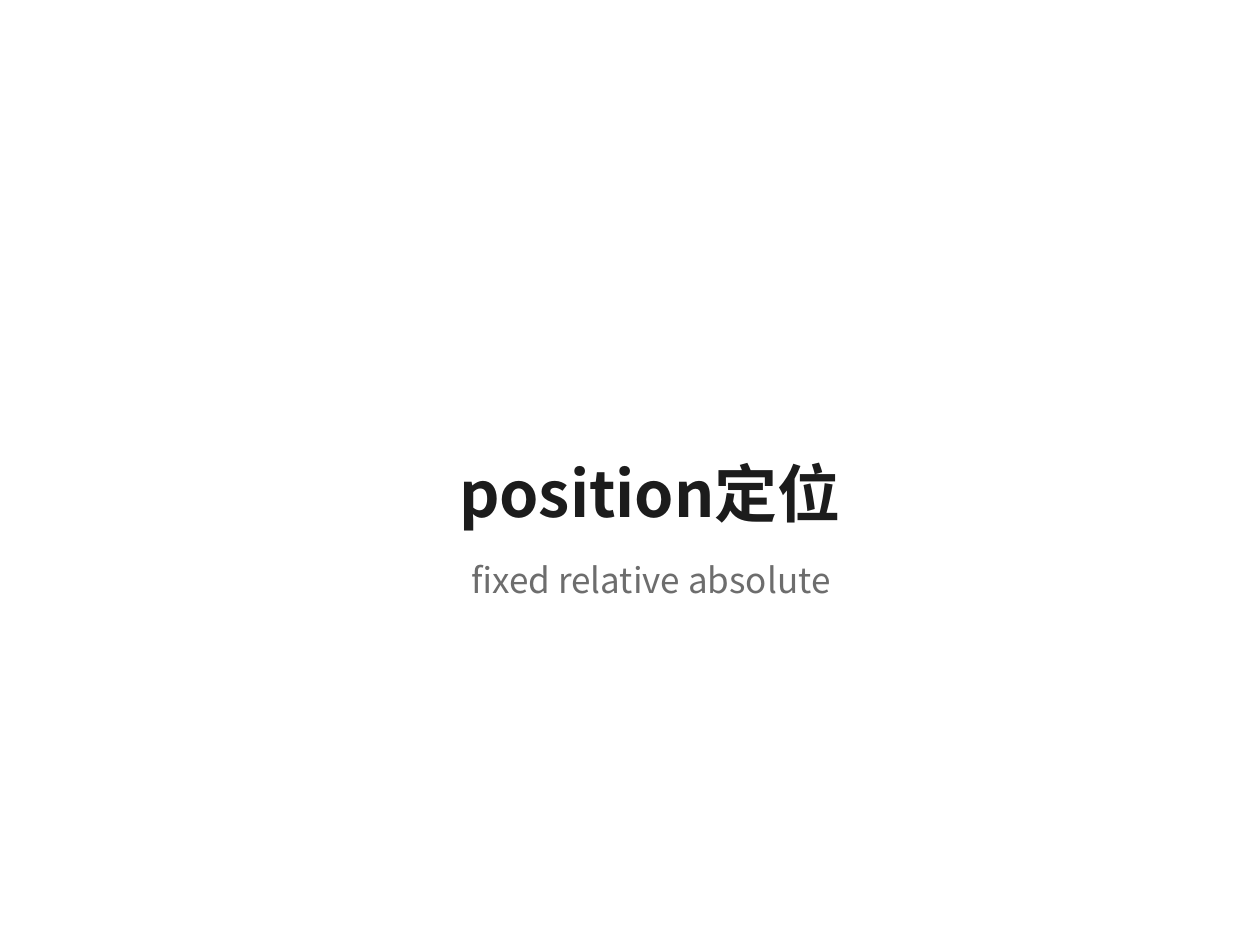
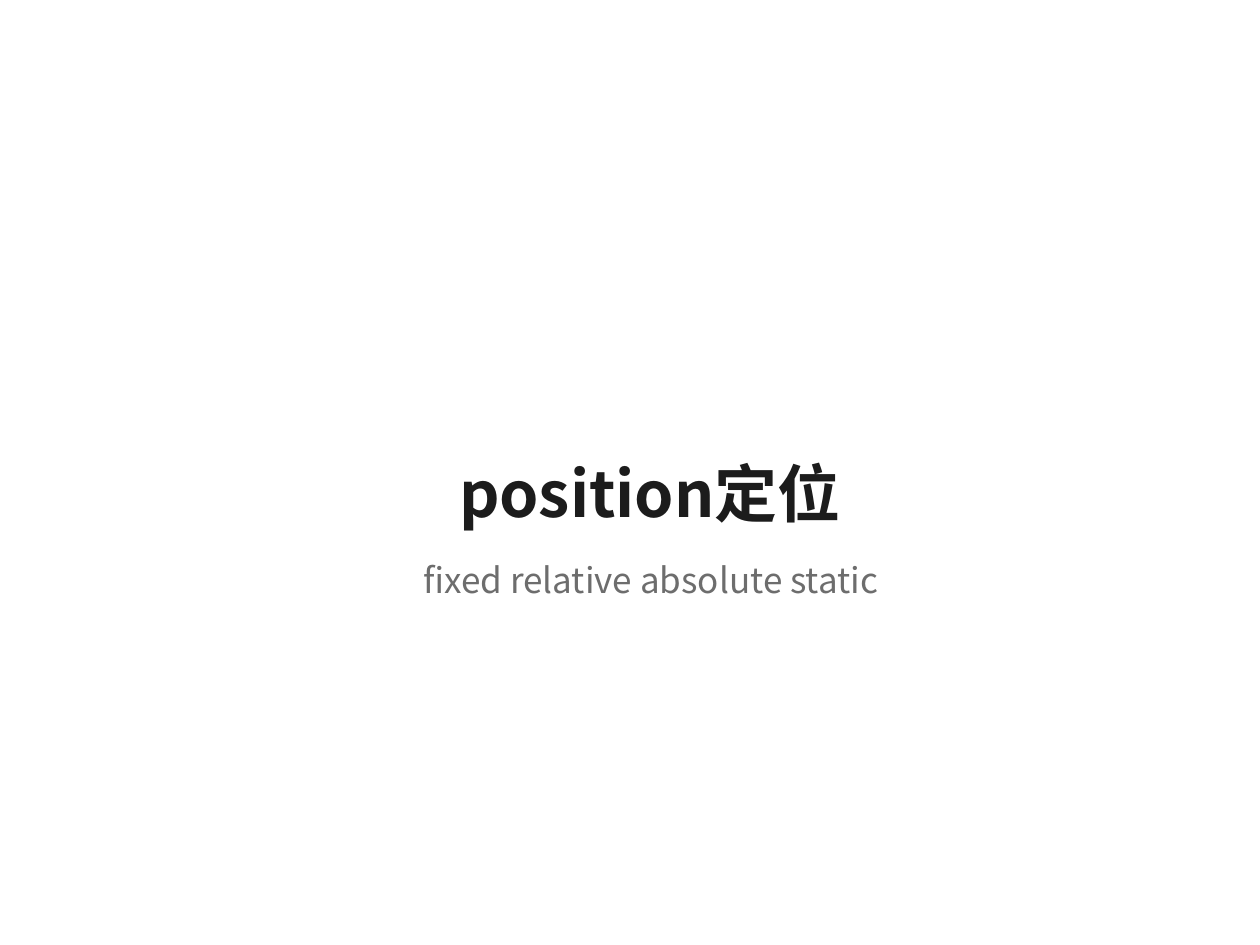
Before and after one commit to NJUPT-CAST/Computer, a slide deck: slide 13 of web/2.HTML CSS/新建 Microsoft PowerPoint 幻灯片.ppt. Drawn at 1260x945 pixels with LibreOffice and Linux fonts; fonts in the diff are those of the drawing; background and template pictures are left out. Boxes give left, top, right and bottom in pixels: in the first picture for what was removed or moved away, otherwise in the second. Text is boxed around its words. In the diff, an @@ line names an element or a change of style, - is before the commit and + after.

```diff
--- a/web/2.HTML CSS/新建 Microsoft PowerPoint 幻灯片.ppt
+++ b/web/2.HTML CSS/新建 Microsoft PowerPoint 幻灯片.ppt
@@ subtitle at [423, 564, 878, 594]: text changed @@
-fixed relative absolute
+fixed relative absolute static
```
Also in this commit, not shown: 1 other slide changed, 3 slides added, 2 slides removed, 3 other files.
